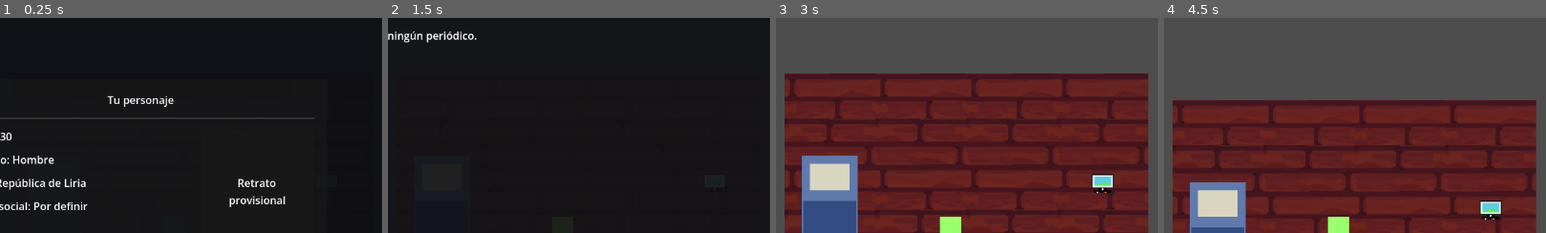
Above: before the commit, frames 1-4 (left to right).
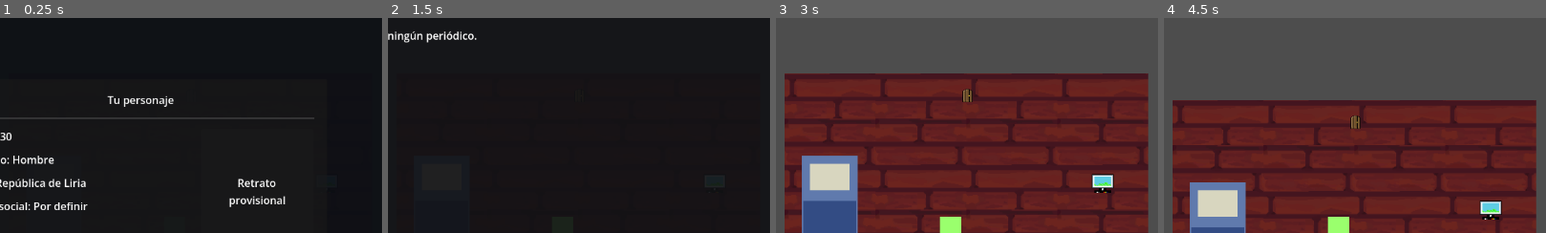
Above: after the commit, the same moments.

Repository: JBBP-stack/Eurasia
Game: Godot game, scene res://escenas/habitacion/habitacion1.tscn
The game is run twice, just before and just after one commit, with the same random seed, the same clock (stepped at 60 frames per second) and the same inputs.
Inputs:
- Up to frame 1 (0.25 s): no input
- Up to frame 2 (1.5 s): click "Comenzar partida" at 0.5 s; click "Buzón: 0 por leer" at 1.25 s
- Up to frame 3 (3 s): click "Dormir" at 2 s; click "Cerrar" at 2.75 s
- Up to frame 4 (4.5 s): click "Dormir" at 3.5 s; tap Enter at 4.25 s; hold Up (ui_up) from 4.28 s (still down); tap E at 4.35 s
The pictures show only the part of the screen within x 32-82%, y 6-56%; the shares and areas given below are measured in that part.

The runs differ from the first frame. In frame 3, 0.2% of the frame differs, in the area x 48-52%, y 32-40%; in frame 4, 0.2%, in the area x 48-52%, y 45-52%.

Commit message:
Añadido banco y funcionalidad para poder ir de la habitación al banco

Diff:
--- /dev/null
+++ b/godot/escenas/banco/Banco.tscn
@@ -0,0 +1,132 @@
+[gd_scene format=3]
+
+[ext_resource type="PackedScene" uid="uid://dpjo5ovx45rkc" path="res://escenas/personaje/jugador.tscn" id="1_jugador"]
+[ext_resource type="PackedScene" path="res://escenas/interfaces/HUDHabitacion.tscn" id="2_hud"]
+[ext_resource type="PackedScene" path="res://escenas/interfaces/NoticiasUI.tscn" id="3_noticias"]
+[ext_resource type="Script" path="res://escenas/banco/BancoSuelo.gd" id="4_suelo"]
+[ext_resource type="PackedScene" path="res://escenas/habitacion/PuertaBanco.tscn" id="5_puerta"]
+
+[sub_resource type="RectangleShape2D" id="RectangleShape2D_horizontal"]
+size = Vector2(286, 14)
+
+[sub_resource type="RectangleShape2D" id="RectangleShape2D_vertical"]
+size = Vector2(14, 356)
+
+[sub_resource type="RectangleShape2D" id="RectangleShape2D_mostrador"]
+size = Vector2(58, 16)
+
+[sub_resource type="CircleShape2D" id="CircleShape2D_empleado"]
+radius = 9.0
+
+[sub_resource type="RectangleShape2D" id="RectangleShape2D_cajero"]
+size = Vector2(34, 48)
+
+[node name="Banco" type="Node2D"]
+
+[node name="NoticiasUI" parent="." instance=ExtResource("3_noticias")]
+
+[node name="HUDHabitacion" parent="." instance=ExtResource("2_hud")]
+
+[node name="Suelo" type="Node2D" parent="."]
+script = ExtResource("4_suelo")
+
+[node name="Limites" type="StaticBody2D" parent="."]
+collision_layer = 1
+collision_mask = 1
+
+[node name="Superior" type="CollisionShape2D" parent="Limites"]
+position = Vector2(135, 0)
+shape = SubResource("RectangleShape2D_horizontal")
+
+[node name="Inferior" type="CollisionShape2D" parent="Limites"]
+position = Vector2(135, 342)
+shape = SubResource("RectangleShape2D_horizontal")
+
+[node name="Izquierda" type="CollisionShape2D" parent="Limites"]
+position = Vector2(-8, 171)
+shape = SubResource("RectangleShape2D_vertical")
+
+[node name="Derecha" type="CollisionShape2D" parent="Limites"]
+position = Vector2(278, 171)
+shape = SubResource("RectangleShape2D_vertical")
+
+[node name="PuertaSalida" parent="." instance=ExtResource("5_puerta")]
+position = Vector2(138, 16)
+escena_destino = "res://escenas/habitacion/habitacion1.tscn"
+guardar_posicion_habitacion = false
+restaurar_posicion_habitacion = true
+texto_indicador = "E: volver a la habitación"
+
+[node name="Empleado" type="Node2D" parent="."]
+position = Vector2(55, 142)
+
+[node name="Cabeza" type="Polygon2D" parent="Empleado"]
+polygon = PackedVector2Array(-6, -20, 0, -24, 6, -20, 8, -13, 4, -8, -4, -8, -8, -13)
+color = Color(0.78, 0.6, 0.43, 1)
+
+[node name="Cuerpo" type="Polygon2D" parent="Empleado"]
+polygon = PackedVector2Array(-9, -8, 9, -8, 11, 13, -11, 13)
+color = Color(0.23, 0.34, 0.52, 1)
+
+[node name="BloqueoEmpleado" type="StaticBody2D" parent="Empleado"]
+collision_layer = 1
+collision_mask = 1
+
+[node name="Colision" type="CollisionShape2D" parent="Empleado/BloqueoEmpleado"]
+position = Vector2(0, 3)
+shape = SubResource("CircleShape2D_empleado")
+
+[node name="Mostrador" type="StaticBody2D" parent="."]
+position = Vector2(55, 178)
+collision_layer = 1
+collision_mask = 1
+
+[node name="Frente" type="Polygon2D" parent="Mostrador"]
+polygon = PackedVector2Array(-29, -8, 29, -8, 29, 8, -29, 8)
+color = Color(0.36, 0.25, 0.18, 1)
+
+[node name="Colision" type="CollisionShape2D" parent="Mostrador"]
+shape = SubResource("RectangleShape2D_mostrador")
+
+[node name="RotuloAtencion" type="Label" parent="."]
+position = Vector2(25, 194)
+offset_right = 80.0
+offset_bottom = 20.0
+theme_override_colors/font_color = Color(1, 1, 1, 1)
+theme_override_font_sizes/font_size = 9
+text = "Atención bancaria"
+horizontal_alignment = 1
+
+[node name="CajeroAutomatico" type="StaticBody2D" parent="."]
+position = Vector2(238, 160)
+collision_layer = 1
+collision_mask = 1
+
+[node name="Carcasa" type="Polygon2D" parent="CajeroAutomatico"]
+polygon = PackedVector2Array(-17, -24, 17, -24, 17, 24, -17, 24)
+color = Color(0.25, 0.3, 0.34, 1)
+
+[node name="Pantalla" type="Polygon2D" parent="CajeroAutomatico"]
+position = Vector2(0, -10)
+polygon = PackedVector2Array(-11, -6, 11, -6, 11, 5, -11, 5)
+color = Color(0.35, 0.62, 0.62, 1)
+
+[node name="Teclado" type="Polygon2D" parent="CajeroAutomatico"]
+position = Vector2(0, 9)
+polygon = PackedVector2Array(-9, -3, 9, -3, 9, 3, -9, 3)
+color = Color(0.68, 0.68, 0.64, 1)
+
+[node name="Colision" type="CollisionShape2D" parent="CajeroAutomatico"]
+shape = SubResource("RectangleShape2D_cajero")
+
+[node name="RotuloCajero" type="Label" parent="."]
+position = Vector2(202, 188)
+offset_right = 72.0
+offset_bottom = 20.0
+theme_override_colors/font_color = Color(1, 1, 1, 1)
+theme_override_font_sizes/font_size = 9
+text = "Cajero"
+horizontal_alignment = 1
+
+[node name="Jugador" parent="." instance=ExtResource("1_jugador")]
+position = Vector2(110, 38)
--- /dev/null
+++ b/godot/escenas/banco/BancoSuelo.gd
@@ -0,0 +1,18 @@
+extends Node2D
+## Baldosas sencillas para el escenario provisional del banco.
+
+
+func _ready() -> void:
+	var claro := Color(0.64, 0.62, 0.56, 1)
+	var oscuro := Color(0.56, 0.54, 0.49, 1)
+	var forma := PackedVector2Array([
+		Vector2(0, 0), Vector2(30, 0), Vector2(30, 32), Vector2(0, 32)
+	])
+
+	for fila in range(10):
+		for columna in range(9):
+			var baldosa := Polygon2D.new()
+			baldosa.polygon = forma
+			baldosa.position = Vector2(-8 + columna * 32, 1 + fila * 34)
+			baldosa.color = claro if (fila + columna) % 2 == 0 else oscuro
+			add_child(baldosa)
--- /dev/null
+++ b/godot/escenas/habitacion/Habitacion.gd
@@ -0,0 +1,12 @@
+extends Node2D
+## Restaura la posición del jugador al volver del banco.
+
+
+func _ready() -> void:
+	if not EstadoJuego.regresar_a_habitacion:
+		return
+
+	var jugador := get_node_or_null("Jugador") as Node2D
+	if jugador != null:
+		jugador.global_position = EstadoJuego.posicion_retorno_habitacion
+	EstadoJuego.regresar_a_habitacion = false
--- /dev/null
+++ b/godot/escenas/habitacion/PuertaBanco.tscn
@@ -0,0 +1,33 @@
+[gd_scene format=3]
+
+[ext_resource type="Script" path="res://escenas/habitacion/PuertaEscena.gd" id="1_puerta"]
+[ext_resource type="Texture2D" uid="uid://cwtoqbucky8g" path="res://assets/objetos/puerta.png" id="2_textura"]
+
+[sub_resource type="CircleShape2D" id="CircleShape2D_rango"]
+radius = 44.0
+
+[node name="PuertaBanco" type="Area2D"]
+collision_layer = 0
+collision_mask = 1
+script = ExtResource("1_puerta")
+escena_destino = "res://escenas/banco/Banco.tscn"
+guardar_posicion_habitacion = true
+texto_indicador = "E: ir al banco"
+
+[node name="Rango" type="CollisionShape2D" parent="."]
+shape = SubResource("CircleShape2D_rango")
+
+[node name="Ilustracion" type="Sprite2D" parent="."]
+texture = ExtResource("2_textura")
+scale = Vector2(0.35, 0.35)
+
+[node name="Indicador" type="Label" parent="."]
+offset_left = -88.0
+offset_top = 29.0
+offset_right = 88.0
+offset_bottom = 55.0
+theme_override_colors/font_color = Color(1, 1, 1, 1)
+theme_override_font_sizes/font_size = 10
+text = "E: ir al banco"
+horizontal_alignment = 1
+visible = false
--- /dev/null
+++ b/godot/escenas/habitacion/PuertaEscena.gd
@@ -0,0 +1,60 @@
+extends Area2D
+## Puerta de transición entre la habitación y el banco.
+
+@export_file("*.tscn") var escena_destino: String
+@export var guardar_posicion_habitacion: bool = false
+@export var restaurar_posicion_habitacion: bool = false
+@export var texto_indicador: String = "E: entrar"
+
+@onready var _indicador: Label = $Indicador
+var _jugador_cerca: bool = false
+var _transicionando: bool = false
+
+
+func _ready() -> void:
+	_indicador.text = texto_indicador
+	body_entered.connect(_al_entrar_en_rango)
+	body_exited.connect(_al_salir_del_rango)
+
+
+func _al_entrar_en_rango(cuerpo: Node2D) -> void:
+	if cuerpo is CharacterBody2D:
+		_jugador_cerca = true
+		_indicador.visible = true
+
+
+func _al_salir_del_rango(cuerpo: Node2D) -> void:
+	if cuerpo is CharacterBody2D:
+		_jugador_cerca = false
+		_indicador.visible = false
+
+
+func _unhandled_input(event: InputEvent) -> void:
+	if not _jugador_cerca or _transicionando:
+		return
+	if event is InputEventKey and event.pressed and not event.echo and event.keycode == KEY_E:
+		get_viewport().set_input_as_handled()
+		_transicionar()
+
+
+func _transicionar() -> void:
+	if escena_destino.is_empty():
+		push_warning("La puerta no tiene una escena de destino asignada.")
+		return
+
+	var destino: String = escena_destino
+	var debe_restaurar: bool = restaurar_posicion_habitacion
+	if guardar_posicion_habitacion:
+		var jugador := get_tree().current_scene.get_node_or_null("Jugador") as Node2D
+		if jugador != null:
+			EstadoJuego.posicion_retorno_habitacion = jugador.global_position + Vector2(0, 32)
+
+	if debe_restaurar:
+		EstadoJuego.regresar_a_habitacion = true
+	_transicionando = true
+	var error := get_tree().change_scene_to_file(destino)
+	if error != OK:
+		_transicionando = false
+		if debe_restaurar:
+			EstadoJuego.regresar_a_habitacion = false
+		push_error("No se pudo cargar la escena: " + destino)
--- a/godot/escenas/habitacion/habitacion1.tscn
+++ b/godot/escenas/habitacion/habitacion1.tscn
@@ -13,6 +13,8 @@
 [ext_resource type="PackedScene" path="res://escenas/habitacion/Nevera.tscn" id="9_nevera"]
 [ext_resource type="PackedScene" path="res://escenas/habitacion/Libro.tscn" id="10_libro"]
 [ext_resource type="PackedScene" path="res://escenas/interfaces/DiccionarioUI.tscn" id="11_diccionario"]
+[ext_resource type="Script" uid="uid://by3vbqgsht3hq" path="res://escenas/habitacion/Habitacion.gd" id="12_habitacion"]
+[ext_resource type="PackedScene" path="res://escenas/habitacion/PuertaBanco.tscn" id="13_puerta_banco"]
 
 [sub_resource type="TileSetAtlasSource" id="TileSetAtlasSource_7r0pk"]
 texture = ExtResource("2_xym36")
@@ -300,6 +302,7 @@
 
 [node name="Node2D" type="Node2D" unique_id=662007093]
 position = Vector2(0, 2)
+script = ExtResource("12_habitacion")
 
 [node name="NoticiasUI" parent="." unique_id=187045347 instance=ExtResource("1_wkp45")]
 
@@ -326,6 +329,9 @@
 
 [node name="DiccionarioUI" parent="." unique_id=1994601392 instance=ExtResource("11_diccionario")]
 
+[node name="PuertaBanco" parent="." unique_id=1737794248 instance=ExtResource("13_puerta_banco")]
+position = Vector2(138, 16)
+
 [node name="Jugador" parent="." unique_id=1196908318 instance=ExtResource("3_xym36")]
 position = Vector2(100, 100)
 
--- a/godot/escenas/interfaces/DiccionarioUI.gd
+++ b/godot/escenas/interfaces/DiccionarioUI.gd
@@ -172,6 +172,7 @@
 func _unhandled_input(event: InputEvent) -> void:
 	if not _abierta:
 		return
-	if event is InputEventKey and event.pressed and not event.echo and event.keycode == KEY_ESCAPE:
-		_cerrar_diccionario()
+	if event is InputEventKey and event.pressed and not event.echo:
+		if event.keycode == KEY_ESCAPE:
+			_cerrar_diccionario()
 		get_viewport().set_input_as_handled()
--- a/godot/escenas/interfaces/DiccionarioUI.tscn
+++ b/godot/escenas/interfaces/DiccionarioUI.tscn
@@ -3,4 +3,5 @@
 [ext_resource type="Script" path="res://escenas/interfaces/DiccionarioUI.gd" id="1_diccionario"]
 
 [node name="DiccionarioUI" type="CanvasLayer"]
+layer = 30
 script = ExtResource("1_diccionario")
--- a/godot/escenas/interfaces/FichaInicio.gd
+++ b/godot/escenas/interfaces/FichaInicio.gd
@@ -2,6 +2,9 @@
 ## Ficha inicial del personaje. Se muestra sobre la habitación hasta comenzar.
 
 func _ready() -> void:
+	if EstadoJuego.partida_iniciada:
+		queue_free()
+		return
 	layer = 100
 	process_mode = Node.PROCESS_MODE_ALWAYS
 	_crear_ficha()
@@ -83,5 +86,6 @@
 
 
 func _comenzar() -> void:
+	EstadoJuego.partida_iniciada = true
 	get_tree().paused = false
 	queue_free()
--- a/godot/sistemas/EstadoJuego.gd
+++ b/godot/sistemas/EstadoJuego.gd
@@ -11,6 +11,9 @@
 # Calendario interno, no visible directamente para el jugador.
 var fecha_historica_interna: String = FECHA_INICIO_PROVISIONAL
 var dia_de_partida: int = 1
+var posicion_retorno_habitacion: Vector2 = Vector2(135.0, 42.0)
+var regresar_a_habitacion: bool = false
+var partida_iniciada: bool = false
 
 
 var perfil: Dictionary = {
Binary file changed: godot/assets/objetos/nevera1.png
Binary file added: godot/assets/objetos/nevera2.png
Not shown, added: godot/assets/objetos/nevera2.png.import
Binary file added: godot/assets/objetos/nevera3.png
Not shown, added: godot/assets/objetos/nevera3.png.import
Not shown, added: godot/escenas/banco/BancoSuelo.gd.uid
Not shown, added: godot/escenas/habitacion/Habitacion.gd.uid
Not shown, added: godot/escenas/habitacion/PuertaEscena.gd.uid
Not shown, changed: docs/EURASIA_SEGUIMIENTO.md
